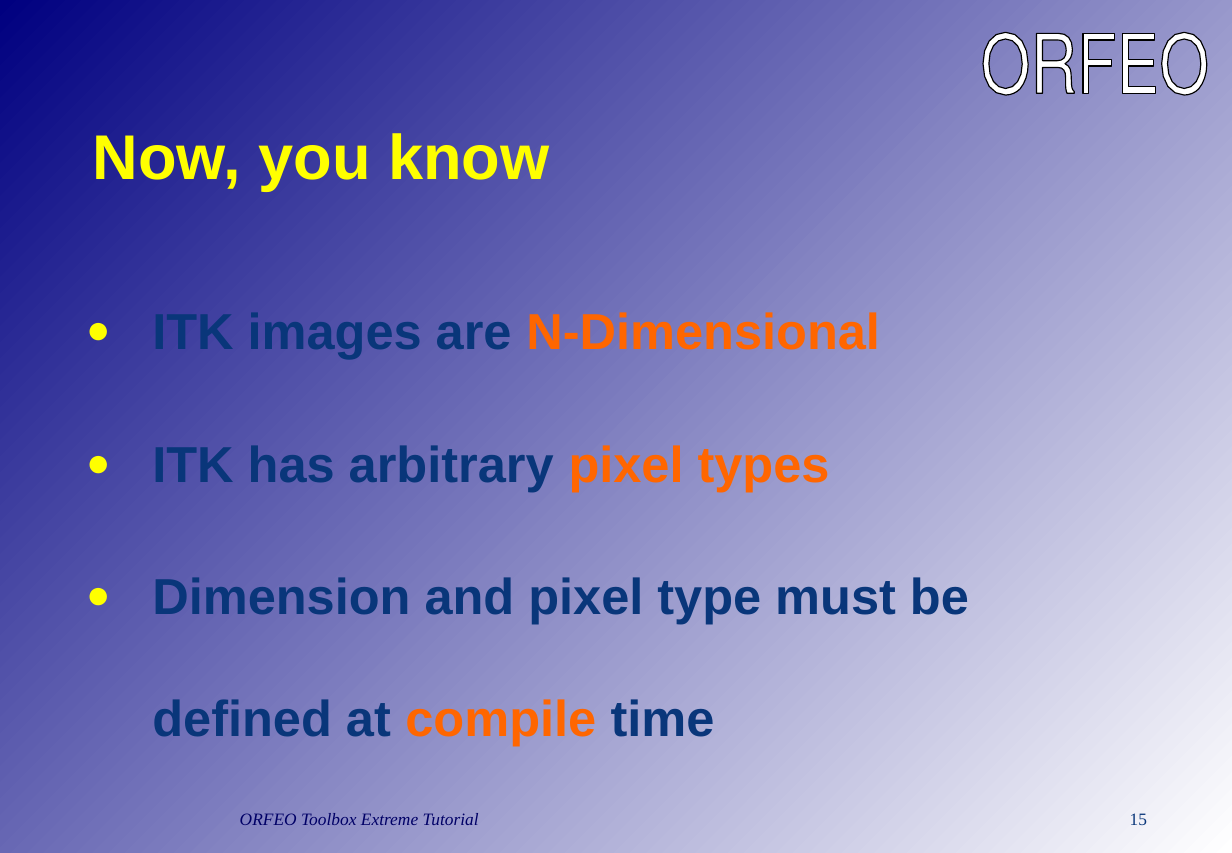
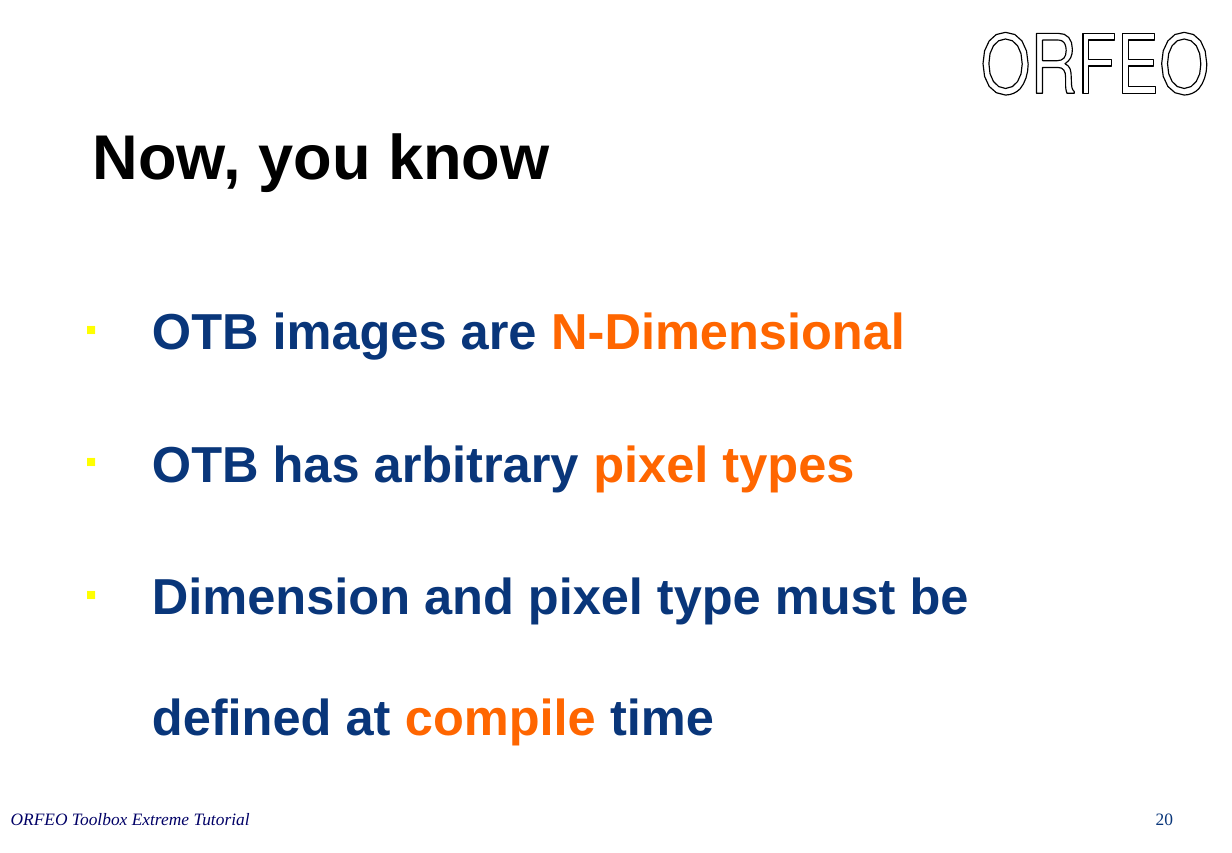
Before and after one commit to orfeotoolbox/OTB-Documents, a slide deck: slide 20 of CourseWare/OTBIn90Minutes.ppt (slide 15 before the commit). Drawn at 1232x853 pixels with LibreOffice and Linux fonts; fonts in the diff are those of the drawing. Boxes give left, top, right and bottom in pixels: in the first picture for what was removed or moved away, otherwise in the second. Text is boxed around its words. In the diff, an @@ line names an element or a change of style, - is before the commit and + after.

```diff
--- a/CourseWare/OTBIn90Minutes.ppt
+++ b/CourseWare/OTBIn90Minutes.ppt
@@ background gradient #000080 to #FFFFFF to #FFFFFF @@
@@ title "Now, you know" at (93, 133, 549, 191): text colour #FFFF00 to #000000 @@
@@ text at (152, 312, 905, 491): text changed @@
-● ITK images are N-Dimensional
-● ITK has arbitrary pixel types
+■ OTB images are N-Dimensional
+■ OTB has arbitrary pixel types
@@ text at (152, 577, 969, 745): bullet ● to ■ @@
@@ text "ORFEO Toolbox Extreme Tutorial": place and size @@
-text "ORFEO Toolbox Extreme Tutorial" at (240, 813, 479, 825)
+text "ORFEO Toolbox Extreme Tutorial" at (11, 813, 250, 825)
@@ page number removed at (1130, 813, 1147, 825) @@
-15
@@ page number added at (1156, 813, 1173, 825), 11 pt, text #09367A @@
+20
```
Also in this commit, not shown: 23 other slides changed, 8 slides added, 3 slides removed.
